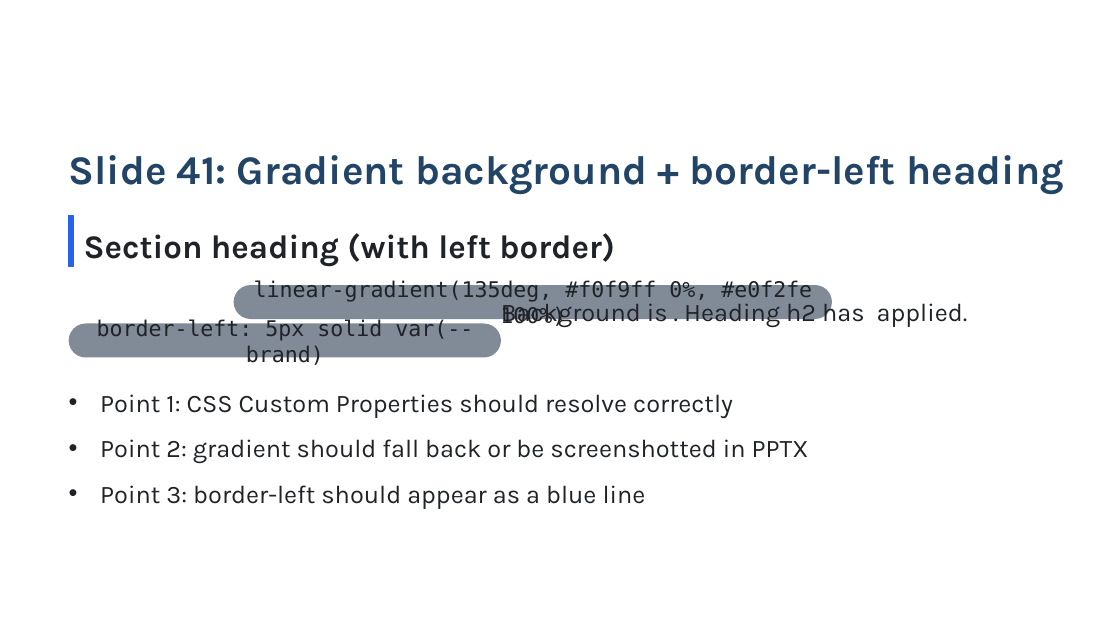
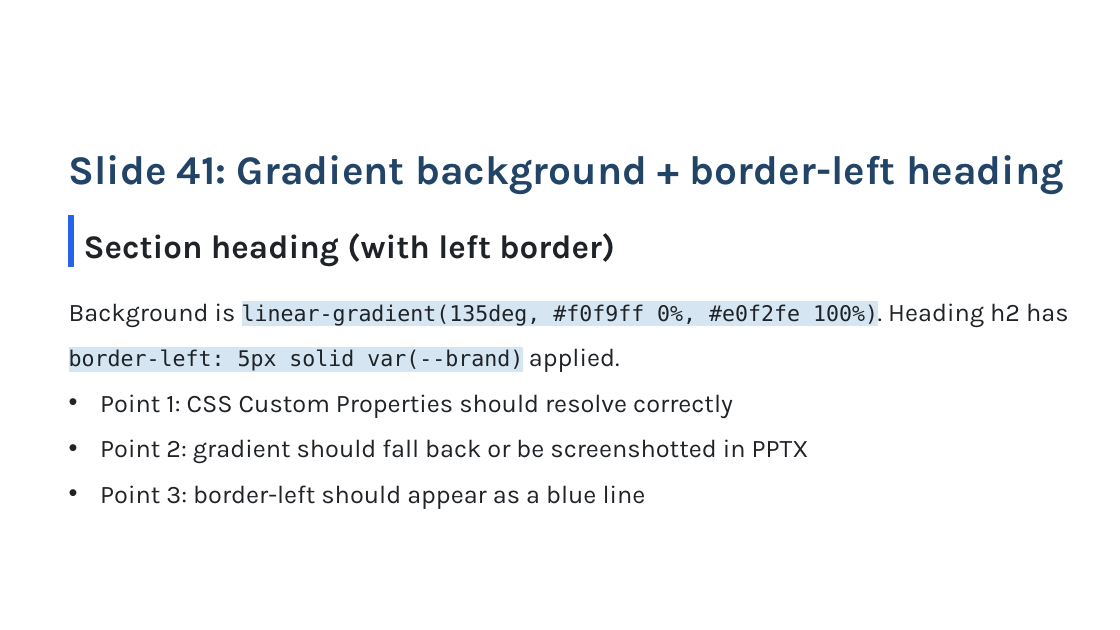
Before and after one commit to KatsuYuzu/marp-to-editable-pptx, a slide deck: slide 41 of output-pptx/test-output.pptx. Drawn at 1120x630 pixels with LibreOffice and Linux fonts; fonts in the diff are those of the drawing; background and template pictures are left out. Boxes give left, top, right and bottom in pixels: in the first picture for what was removed or moved away, otherwise in the second. Text is boxed around its words. In the diff, an @@ line names an element or a change of style, - is before the commit and + after.

Commit message:
fix: T5 regression — inline code elements incorrectly treated as badge shapes
The T5 fix (display:inline + borderRadius > 0) was overly broad and matched
inline <code> elements from Marp's default theme, which have:
  - display: inline
  - border-radius: 6px (0.2em at ~30px font-size)
  - background: rgba(129, 139, 152, 0.12) (alpha = 0.12)

Since rgbToHex() ignores alpha, these elements rendered as opaque grey
rectangles in PPTX (RGB 818B98), creating visible grey blocks behind text.
Affected 10 slides: 3, 15, 24, 32, 40, 41, 42, 50, 51, 60.

Fix: tighten display:inline badge detection with two guards:
1. inlineBorderRadius > 6 (excludes code's 6px; real badges have >= 8px)
2. background alpha >= 0.5 (excludes rgba low-alpha code backgrounds)

Tests:
- Added negative test: inline code with borderRadius=6 and semi-transparent
  background must NOT be emitted as a container shape
- Updated T5 test description to reflect > 6 threshold
- 160 tests passing

ADR-17 added to src/native-pptx/README.md

```diff
--- a/output-pptx/test-output.pptx
+++ b/output-pptx/test-output.pptx
@@ rounded rectangle removed at (234,285,832,318) @@
@@ text removed at (254,280,812,329) @@
-linear-gradient(135deg, #f0f9ff 0%, #e0f2fe 100%)
@@ text at (69,303,1069,372): text changed; size 21.8 to 18.5 pt; font Karla to DejaVu Sans Mono @@
-Background is . Heading h2 has applied.
+Background is linear-gradient(135deg, #f0f9ff 0%, #e0f2fe 100%). Heading h2 has border-left: 5px solid var(--brand) applied.
@@ rounded rectangle removed at (69,323,502,357) @@
@@ text removed at (97,318,473,367) @@
-border-left: 5px solid var(--brand)
```
Also in this commit, not shown: 11 other slides changed, 5 other files.
